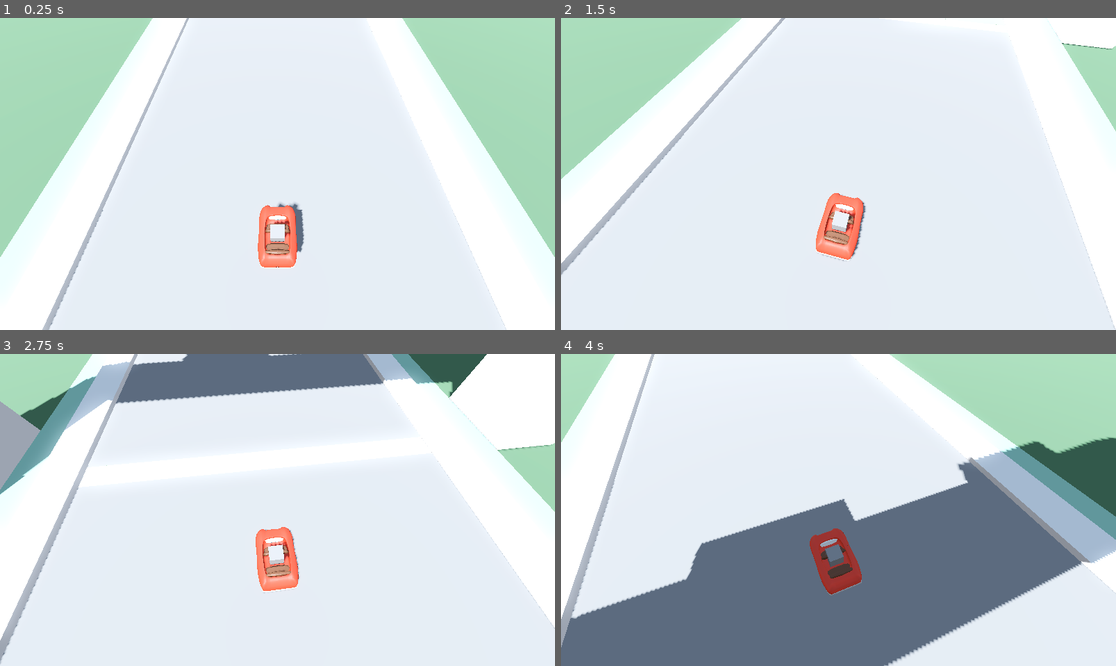
Above: before the commit, frames 1-4 (two rows, left to right).
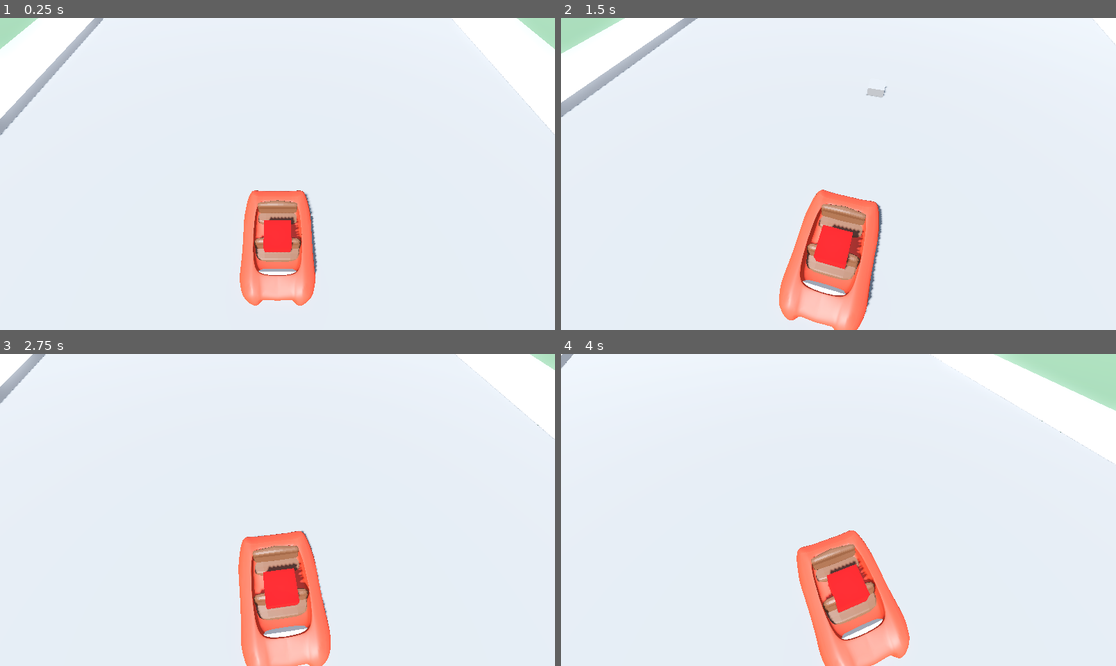
Above: after the commit, the same moments.

Repository: andyman/laughtrack
Game: Godot game, scene res://scenes/clown_stacking_work_area.tscn
Two runs of this game, one before a commit and one after it. Both use one fixed random seed, a clock stepped at 60 frames per second and the inputs below. This scene is started directly instead of the project's main scene.
Inputs (mouse positions are in pixels of both pictures, inside the frame that each line leads up to):
- Up to frame 1 (0.25 s): no input
- Up to frame 2 (1.5 s): move the mouse to (866, 174) at 0.52 s; hold W (accelerate) from 0.53 s (still down); click (866, 174) at 0.6 s; move the mouse to (810, 174) at 1.27 s; click (810, 174) at 1.35 s
- Up to frame 3 (2.75 s): keep holding W (accelerate); move the mouse to (288, 503) at 2.02 s; click (288, 503) at 2.1 s
- Up to frame 4 (4 s): keep holding W (accelerate); move the mouse to (832, 516) at 2.77 s; click (832, 516) at 2.85 s; move the mouse to (877, 513) at 3.52 s; click (877, 513) at 3.6 s

The runs differ from the first frame. In frame 1, 32% of the frame differs, in the area x 0-100%, y 0-100%; in frame 2, 16%; in frame 3, 23%; in frame 4, 49%.

Commit message:
Some more clown sticking stuff. not really stacking yet

Diff:
--- a/prefabs/clown_stack.tscn
+++ b/prefabs/clown_stack.tscn
@@ -1,4 +1,6 @@
-[gd_scene load_steps=7 format=3 uid="uid://bgqh5gg4j6j45"]
+[gd_scene load_steps=9 format=3 uid="uid://bgqh5gg4j6j45"]
+
+[ext_resource type="Script" path="res://scripts/clown_stack.gd" id="1_clc30"]
 
 [sub_resource type="BoxShape3D" id="BoxShape3D_je7kf"]
 size = Vector3(4.26903, 0.55011, 2.70178)
@@ -17,9 +19,13 @@
 
 [sub_resource type="BoxMesh" id="BoxMesh_3vsp7"]
 
+[sub_resource type="StandardMaterial3D" id="StandardMaterial3D_8bcxw"]
+albedo_color = Color(1, 0, 0, 1)
+
 [node name="ClownStack" type="StaticBody3D"]
 collision_layer = 4
 collision_mask = 8
+script = ExtResource("1_clc30")
 
 [node name="CollisionShape3D" type="CollisionShape3D" parent="."]
 transform = Transform3D(-4.37114e-08, 0, -1, 0, 1, 0, 1, 0, -4.37114e-08, -0.0134888, -0.239058, 0.0267563)
@@ -48,3 +54,4 @@
 [node name="MeshInstance3D" type="MeshInstance3D" parent="."]
 transform = Transform3D(1, 0, 0, 0, 1, 0, 0, 0, 1, 0, 0.46521, 0)
 mesh = SubResource("BoxMesh_3vsp7")
+surface_material_override/0 = SubResource("StandardMaterial3D_8bcxw")
--- a/prefabs/follow_cam.tscn
+++ b/prefabs/follow_cam.tscn
@@ -7,5 +7,5 @@
 follow_smoothing_lerp = Vector3(20, 5, 20)
 
 [node name="Camera3D" type="Camera3D" parent="."]
-transform = Transform3D(-1, 5.32907e-15, 8.74227e-08, 4.36757e-08, 0.866261, 0.499592, -7.57309e-08, 0.499592, -0.866261, 0.001, 10, -10)
+transform = Transform3D(-1, 5.32907e-15, 8.74227e-08, 4.36757e-08, 0.866261, 0.499592, -7.57309e-08, 0.499592, -0.866261, 0.001, 5, -5)
 far = 1000.0
--- a/prefabs/sphere_car.tscn
+++ b/prefabs/sphere_car.tscn
@@ -1,9 +1,8 @@
-[gd_scene load_steps=9 format=3 uid="uid://due7e4irws21g"]
+[gd_scene load_steps=8 format=3 uid="uid://due7e4irws21g"]
 
 [ext_resource type="Script" path="res://scripts/sphere_car.gd" id="1_k4426"]
 [ext_resource type="Texture2D" uid="uid://ca3in2yhondvk" path="res://artwork/car/texture_09.png" id="2_arhhj"]
 [ext_resource type="PackedScene" uid="uid://c4o37mcm0t07v" path="res://prefabs/clowncar.tscn" id="3_00ejc"]
-[ext_resource type="PackedScene" uid="uid://bgqh5gg4j6j45" path="res://prefabs/clown_stack.tscn" id="4_kiwi0"]
 
 [sub_resource type="PhysicsMaterial" id="PhysicsMaterial_pcc34"]
 bounce = 0.1
@@ -29,6 +28,7 @@
 script = ExtResource("1_k4426")
 sphere_offset = Vector3(0, -0.7, 0)
 acceleration = 5000.0
+turn_stop_limit = 0.1
 body_mesh = NodePath("clowncar")
 
 [node name="CollisionShape3D" type="CollisionShape3D" parent="."]
@@ -39,12 +39,12 @@
 mesh = SubResource("SphereMesh_rl0nl")
 
 [node name="clowncar" parent="." instance=ExtResource("3_00ejc")]
+transform = Transform3D(2, 0, 0, 0, 2, 0, 0, 0, 2, 0, 0, 0)
 top_level = true
 
 [node name="RayCast3D" type="RayCast3D" parent="clowncar"]
 transform = Transform3D(1, 0, 0, 0, 1, 0, 0, 0, 1, 0, 0.326593, 0)
 target_position = Vector3(0, -2.5, 0)
 
-[node name="Node3D" type="Node3D" parent="clowncar"]
-
-[node name="ClownStack" parent="clowncar/Node3D" instance=ExtResource("4_kiwi0")]
+[node name="CarBodyCenter" type="Node3D" parent="clowncar"]
+transform = Transform3D(-0.5, 0, -4.37114e-08, 0, 0.5, 0, 4.37114e-08, 0, -0.5, 0, 0, 0)
--- a/scenes/clown_stacking_work_area.tscn
+++ b/scenes/clown_stacking_work_area.tscn
@@ -20,6 +20,7 @@
 [ext_resource type="PackedScene" uid="uid://cyjcp3fq1jcbh" path="res://prefabs/racetrack/road_straight_long_bump.tscn" id="19_3yfjg"]
 [ext_resource type="PackedScene" uid="uid://hskw3ct7xdqq" path="res://prefabs/racetrack/road_corner_large.tscn" id="20_kvvcs"]
 [ext_resource type="PackedScene" uid="uid://due7e4irws21g" path="res://prefabs/sphere_car.tscn" id="21_1sxly"]
+[ext_resource type="PackedScene" uid="uid://bgqh5gg4j6j45" path="res://prefabs/clown_stack.tscn" id="21_htety"]
 [ext_resource type="PackedScene" uid="uid://qj41nisi3cwa" path="res://scenes/clown.tscn" id="21_v72g5"]
 
 [sub_resource type="ProceduralSkyMaterial" id="ProceduralSkyMaterial_jp5wt"]
@@ -235,8 +236,27 @@
 [node name="Clown" parent="." instance=ExtResource("21_v72g5")]
 transform = Transform3D(1, 0, 0, 0, 1, 0, 0, 0, 1, 0, 2.30783, 125)
 
+[node name="Clown2" parent="." node_paths=PackedStringArray("trigger_area") instance=ExtResource("21_v72g5")]
+transform = Transform3D(1, 0, 0, 0, 1, 0, 0, 0, 1, 0, 2.30783, 147.358)
+trigger_area = NodePath("../Clown/Area3D")
+
+[node name="Clown3" parent="." node_paths=PackedStringArray("trigger_area") instance=ExtResource("21_v72g5")]
+transform = Transform3D(1, 0, 0, 0, 1, 0, 0, 0, 1, 0, 2.30783, 178.842)
+trigger_area = NodePath("../Clown/Area3D")
+
+[node name="Clown4" parent="." node_paths=PackedStringArray("trigger_area") instance=ExtResource("21_v72g5")]
+transform = Transform3D(1, 0, 0, 0, 1, 0, 0, 0, 1, 0, 2.30783, 211.896)
+trigger_area = NodePath("../Clown/Area3D")
+
+[node name="Clown5" parent="." node_paths=PackedStringArray("trigger_area") instance=ExtResource("21_v72g5")]
+transform = Transform3D(1, 0, 0, 0, 1, 0, 0, 0, 1, 0, 2.30783, 211.896)
+trigger_area = NodePath("../Clown/Area3D")
+
 [node name="SphereCar" parent="." instance=ExtResource("21_1sxly")]
-transform = Transform3D(1, 0, 0, 0, 1, 0, 0, 0, 1, 0, 6.45657, 0)
+transform = Transform3D(1, 0, 0, 0, 1, 0, 0, 0, 1, 0, 3.89468, 0)
+
+[node name="ClownStack" parent="." node_paths=PackedStringArray("sphere_car") instance=ExtResource("21_htety")]
+transform = Transform3D(-1, 0, -8.74228e-08, 0, 1, 0, 8.74228e-08, 0, -1, 0, 0, 0)
+sphere_car = NodePath("../SphereCar")
 
 [editable path="roadStraightLong"]
-[editable path="SphereCar"]
--- a/scripts/clown.gd
+++ b/scripts/clown.gd
@@ -14,6 +14,8 @@
 ## whether the clown has been hit by the car yet
 @export var state : ClownState = ClownState.PEDESTRIAN
 @export var trigger_area : Area3D
+@export var clinging_onto : Node3D = null
+
 @export_flags_3d_physics var pedestrian_mask
 @export_flags_3d_physics var flying_mask
 @export_flags_3d_physics var fired_mask
@@ -28,6 +30,7 @@
 
 var cam : Camera3D
 var circle_time : float = 0.0
+var anchor : Node3D
 
 # Called when the node enters the scene tree for the first time.
 func _ready():
@@ -38,9 +41,27 @@
 	match state:
 		ClownState.FLYING:
 			_process_flying(delta)
+		ClownState.CLINGING:
+			_cling()
+
+func _cling():
+	if (state == ClownState.CLINGING && clinging_onto != null):
+		global_position = clinging_onto.global_position
+		global_rotation = clinging_onto.global_rotation
+
+func _process_physics(delta):
+	if (state == ClownState.CLINGING):
+		_cling()
 
 
+func _integrate_physics(s):
+	if (state == ClownState.CLINGING):
+		_cling()
+
 func _process_flying(delta):
+	if (state != ClownState.FLYING):
+		return
+
 	if cam == null:
 		cam = get_viewport().get_camera_3d()
 
@@ -80,48 +101,66 @@
 			trigger_area.collision_mask = dead_mask
 
 func _pedestrian_hit(body):
-	print("pedestrian hit")
-	state = ClownState.FLYING
-	_update_layers()
+	if (body is SphereCar or body is ClownStack):
+		print("pedestrian hit by: ", body.name)
+		state = ClownState.FLYING
+		_update_layers()
 
 func _fired_clown_hit(body):
 
 	if (state != ClownState.FIRED):
 		return
 
-	print("Collision layer: ", body.collision_layer)
+	print("Collision layer: ", body.collision_layer,  " ", body.name)
+
+	var layer = body.collision_layer
+
+
+	if (layer == 4):
+		state = ClownState.CLINGING
+		print("** Cling onto clownstack: ", body.name)
+		_cling_onto(body)
+
+
+	elif (layer == 8):
+		var otherClown = body as Clown
+		if (otherClown.state == ClownState.CLINGING):
+			print("** Cling onto clinging clown: ", body.name)
+			state = ClownState.CLINGING
+			_cling_onto(body)
+		else:
+			print("skipping other clown since it is not clinging")
 
 	# ground
-	if body.collision_layer == 1:
+	elif layer == 1:
 		print("* ground hit: ", body.name)
 		state = ClownState.DEAD
 		_delayed_death()
 
-	elif body.collision_layer == 8:
-		print("* car hit: ", body.name)
-		state = ClownState.CLINGING
-		_cling_onto(body)
-
-	elif body.collision_layer == 16:
-		print("* clown hit: ", body.name)
-		var otherClown = body as Clown
-		if (otherClown.state == ClownState.CLINGING):
-			state = ClownState.CLINGING
-			_cling_onto(body)
-
 
 	_update_layers()
 
+const JOINT_BIAS_STRENGTH : float = 1000
+const JOINT_DAMPING_STRENGTH : float = 100
+
 func _cling_onto(body : PhysicsBody3D):
-	var joint : PinJoint3D = PinJoint3D.new()
-	joint.node_a = body.get_path()
-	joint.node_b = get_path()
+	var anchor : Node3D = Node3D.new()
+	anchor.global_position = global_position
+	anchor.global_rotation = global_rotation
+	body.add_child(anchor)
+	clinging_onto = anchor
 
-	add_child(joint)
+	#var joint : PinJoint3D = PinJoint3D.new()
+	#joint.node_a = body.get_path()
+	#joint.node_b = get_path()
+	#joint.set_param(PinJoint3D.PARAM_BIAS, JOINT_BIAS_STRENGTH)
+	#joint.set_param(PinJoint3D.PARAM_DAMPING, JOINT_DAMPING_STRENGTH)
+#
+	#add_child(joint)
 
 
 func _clinging_hit(body):
-	print("Cling onto " + body.name)
+
 	# TODO
 	pass
 
@@ -129,12 +168,7 @@
 	#TODO
 	pass
 
-func _on_body_entered(body):
-	print("Body entered " + body.name)
-
-
 func _on_area3d_body_entered(body):
-	print("Body entered " + body.name)
 	match state:
 		ClownState.PEDESTRIAN: # get hit by clown car
 			_pedestrian_hit(body)
--- a/scripts/clown_stack.gd
+++ b/scripts/clown_stack.gd
@@ -12,9 +12,18 @@
 func _ready():
 	base_acceleration = sphere_car.acceleration
 	_update_car_stats()
+	_follow()
+
+func _follow():
+	global_transform = sphere_car.body_mesh.global_transform
+	global_rotation = sphere_car.body_mesh.global_rotation
+
+func _physics_process(delta):
+	_follow()
 
 func _update_car_stats():
 	sphere_car.acceleration = base_acceleration +  acceleration_bonus_per_clown * clown_count
 
 func _process(delta):
+	_follow()
 	_update_car_stats()
Not shown: 1 places in scenes/clown_stacking_work_area.tscn that only renumber resources
